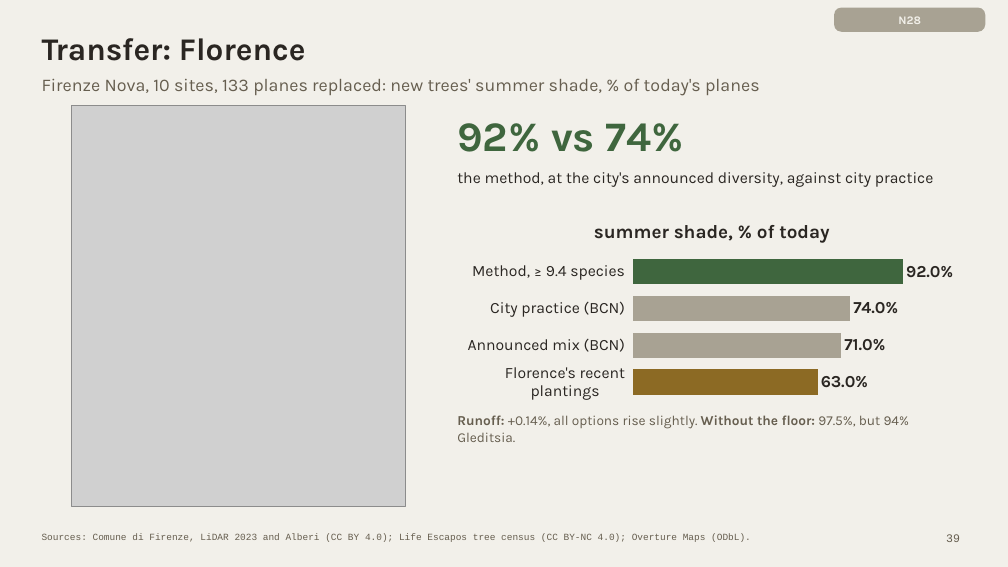
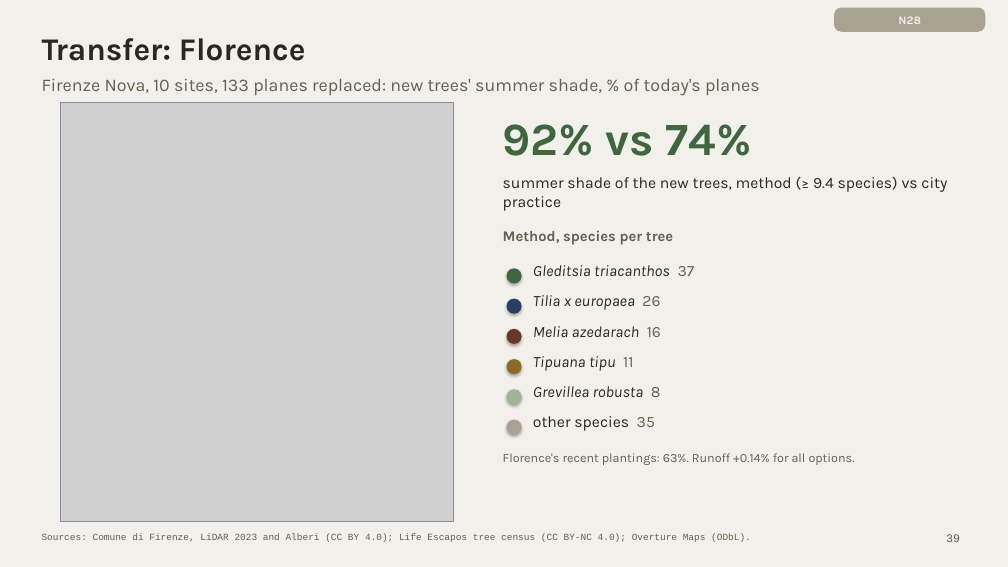
Before and after one commit to giofox96/shade-and-sponge, a slide deck: slide 39 of slides/final/shade_and_sponge_final_new.pptx. Drawn at 1008x567 pixels with LibreOffice and Linux fonts; fonts in the diff are those of the drawing; grey boxes stand for pictures. Boxes give left, top, right and bottom in pixels: in the first picture for what was removed or moved away, otherwise in the second. Text is boxed around its words. In the diff, an @@ line names an element or a change of style, - is before the commit and + after.

```diff
--- a/slides/final/shade_and_sponge_final_new.pptx
+++ b/slides/final/shade_and_sponge_final_new.pptx
@@ picture: place and size @@
-picture at (71, 106, 405, 507)
+picture at (60, 102, 454, 522)
@@ text "92% vs 74%": place and size @@
-text "92% vs 74%" at (457, 123, 933, 187)
+text "92% vs 74%" at (503, 124, 947, 211)
@@ text at (503, 124, 752, 156): size 40 to 44 pt in "92% vs 74%" @@
@@ text at (503, 177, 947, 211): text changed @@
-the method, at the city's announced diversity, against city practice
+summer shade of the new trees, method (≥ 9.4 species) vs city practice
@@ bar chart removed at (457, 208, 966, 405) @@
-title "summer shade, % of today"
-categories: Method, ≥ 9.4 species, City practice (BCN), Announced mix (BCN), Florence's recent plantings
-summer shade, % of today: 92, 74, 71, 63
@@ text added at (503, 230, 673, 245), 14 pt, text #665E4F, bold @@
+Method, species per tree
@@ ellipse added at (507, 268, 522, 284), fill #3F663E @@
@@ text added at (533, 265, 695, 276), 15 pt, text #2A2622, italic @@
+Gleditsia triacanthos 37
@@ ellipse added at (507, 299, 522, 314), fill #283F66 @@
@@ text added at (533, 295, 660, 310), 15 pt, text #2A2622, italic @@
+Tilia x europaea 26
@@ ellipse added at (507, 329, 522, 344), fill #663825 @@
@@ text added at (533, 326, 661, 337), 15 pt, text #2A2622, italic @@
+Melia azedarach 16
@@ ellipse added at (507, 359, 522, 374), fill #8C6A24 @@
@@ text added at (533, 356, 633, 371), 15 pt, text #2A2622, italic @@
+Tipuana tipu 11
@@ ellipse added at (507, 389, 522, 405), fill #9DB596 @@
@@ text added at (533, 386, 661, 397), 15 pt, text #2A2622, italic @@
+Grevillea robusta 8
@@ text added at (533, 416, 655, 431), 15 pt, text #2A2622 @@
+other species 35
@@ ellipse added at (507, 420, 522, 435), fill #A8A293 @@
@@ text at (503, 453, 855, 465): text changed; size 13 to 12 pt @@
-Runoff: +0.14%, all options rise slightly. Without the floor: 97.5%, but 94% Gleditsia.
+Florence's recent plantings: 63%. Runoff +0.14% for all options.
```
Also in this commit, not shown: 2 other files.
